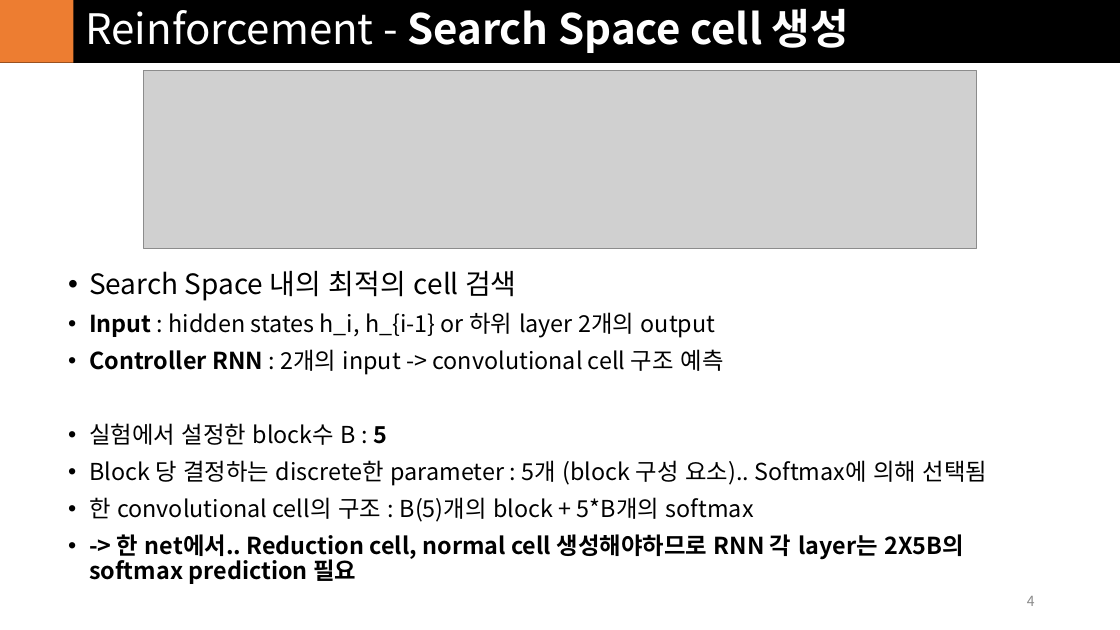
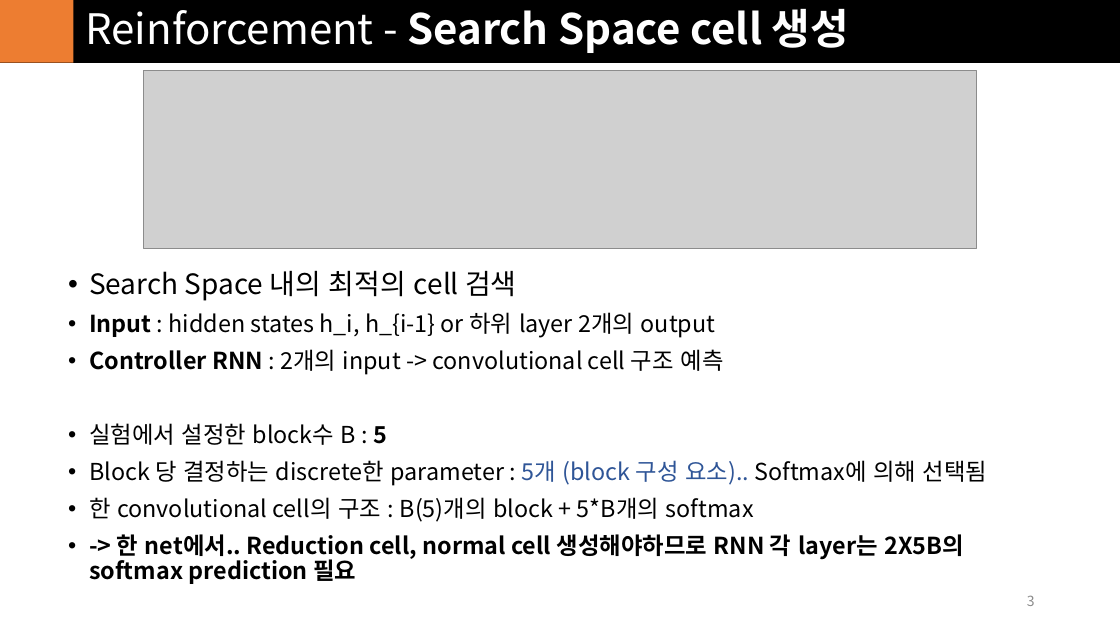
Before and after one commit to in3der/ivpl_Study_Model, a slide deck: slide 3 of NasNet/report/NASNet_2.pptx (slide 4 before the commit). Drawn at 1120x630 pixels with LibreOffice and Linux fonts; fonts in the diff are those of the drawing; grey boxes stand for pictures. Boxes give left, top, right and bottom in pixels: in the first picture for what was removed or moved away, otherwise in the second. Text is boxed around its words. In the diff, an @@ line names an element or a change of style, - is before the commit and + after.

```diff
--- a/NasNet/report/NASNet_2.pptx
+++ b/NasNet/report/NASNet_2.pptx
@@ text at box(89, 460, 987, 486): text colour #000000 to #2F5597 in "5개 (block 구성 요소).." @@
@@ page number at box(1027, 595, 1035, 606): text changed @@
-4
+3
```
Also in this commit, not shown: 4 other slides changed, 1 slide added, 5 slides removed, 2 other files.
